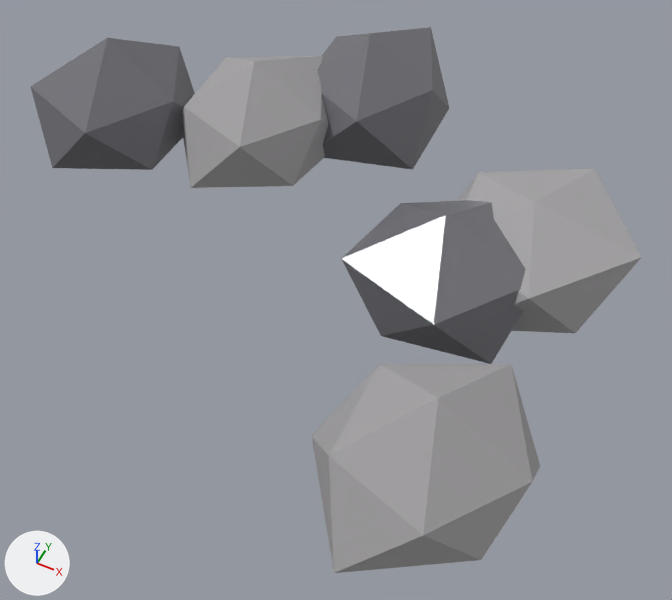
Renders of the glTF model jogo/assets/modelos/mapa/jazidas/jazida_carvao.glb from each side of a commit.
The view is the same before and after, from a 50 mm lens placed at (0.26, -0.565, 0.55), pointed at (0.041, -0.128, 0.005). The lights are fixed; the arrows at lower left show +X, +Y and +Z. The first picture is the older version. Vertices at exactly the same position are counted once.

In view in the first picture: 'jazida_carvao'.
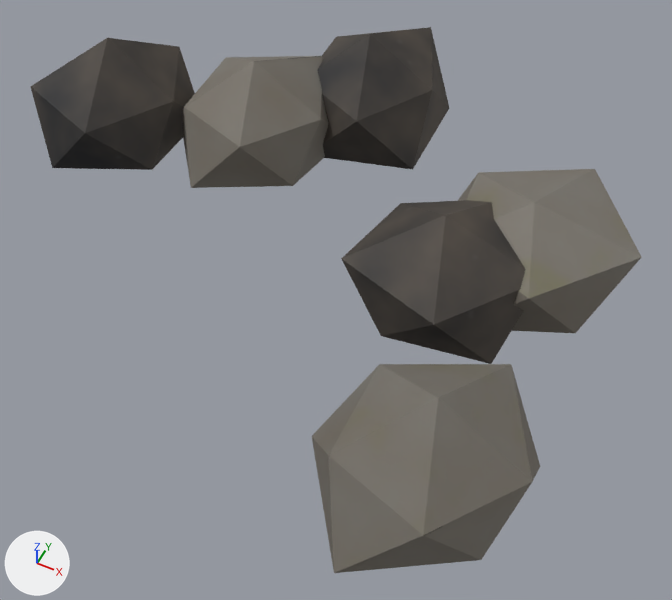
Where the change shows, as pixel boxes (x1, y1, x2, y2) in the pictures (672 x 600 px):
'jazida_carvao', recoloured, surface changed (darker)
    both: (30, 27, 641, 573)
part 1 of me_jazida_carvao_corpo, recoloured (darker)
    both: (30, 27, 526, 364)
part 2 of me_jazida_carvao_corpo, recoloured (darker)
    both: (182, 56, 641, 573)
part 3 of me_jazida_carvao_corpo, surface changed (darker)
    both: (30, 27, 641, 573)

The change, as a diff of the scene's bpy script:
```diff
--- a/jogo/assets/modelos/mapa/jazidas/jazida_carvao.glb.py
+++ b/jogo/assets/modelos/mapa/jazidas/jazida_carvao.glb.py
@@ img_jazida_carvao_tex @@
+img_jazida_carvao_tex = load_image('jazida_carvao_tex', '_unpacked/jazida_carvao_tex', 512, 512, 'sRGB')
@@ mat_jazida_carvao_tex @@
+mat_jazida_carvao_tex = principled_material('jazida_carvao_Tex')
+mat_jazida_carvao_tex.texture = img_jazida_carvao_tex
+mat_jazida_carvao_tex.metallic = 0.15
+mat_jazida_carvao_tex.roughness = 0.7
@@ me_jazida_carvao_corpo @@
 me_jazida_carvao_corpo.from_pydata(...)  # 72 vertices, 120 faces; spans x -0.294..0.246, y -0.339..0.151, z 0.0..0.117
 # used by ob_jazida_carvao; location = (0.0, 0.0, 0.0)
+# me_jazida_carvao_corpo part 1: all 60 faces that had it switch from mat_p_carvao (grey #737379) to mat_jazida_carvao_tex (picture img_jazida_carvao_tex)
+# me_jazida_carvao_corpo part 2: all 60 faces that had it switch from mat_p_rocha (grey #a6a4a6) to mat_jazida_carvao_tex (picture img_jazida_carvao_tex)
+# me_jazida_carvao_corpo part 3: texture (UV) coordinates of 120 of 120 faces, centred in x -0.278..0.23, y -0.318..0.135, z 0.014..0.09, changed; they spanned u 0.0..0.0, v 0.0..0.0 and now span u 0.0..1.0, v 0.0..1.0
```
